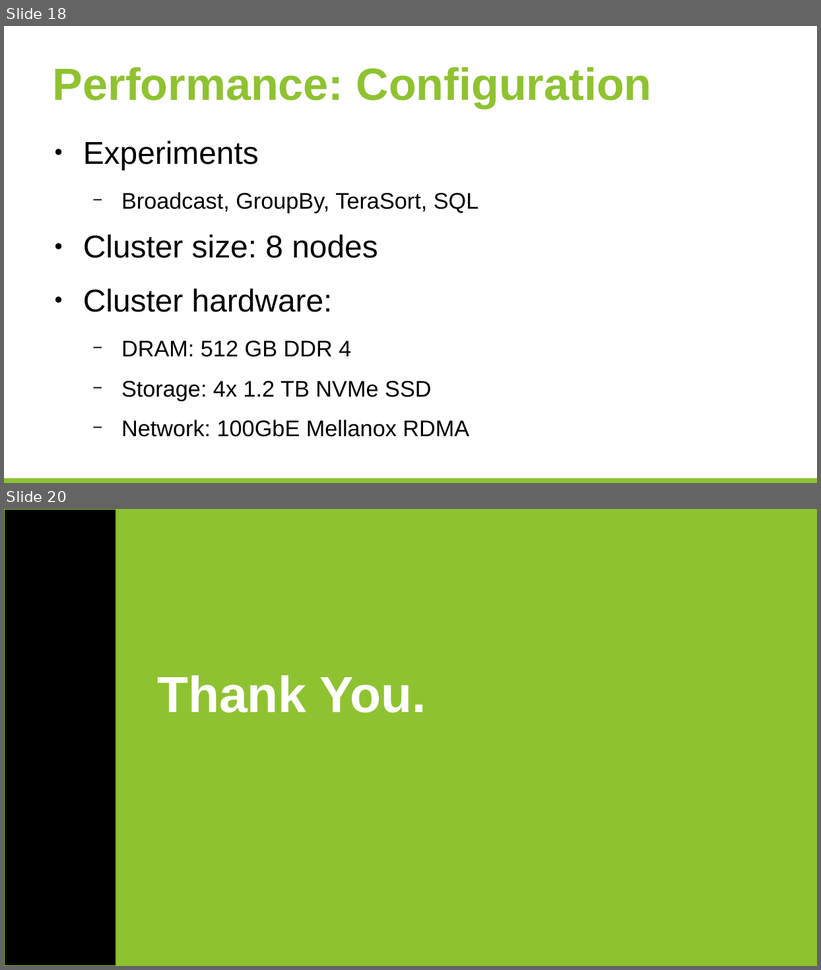
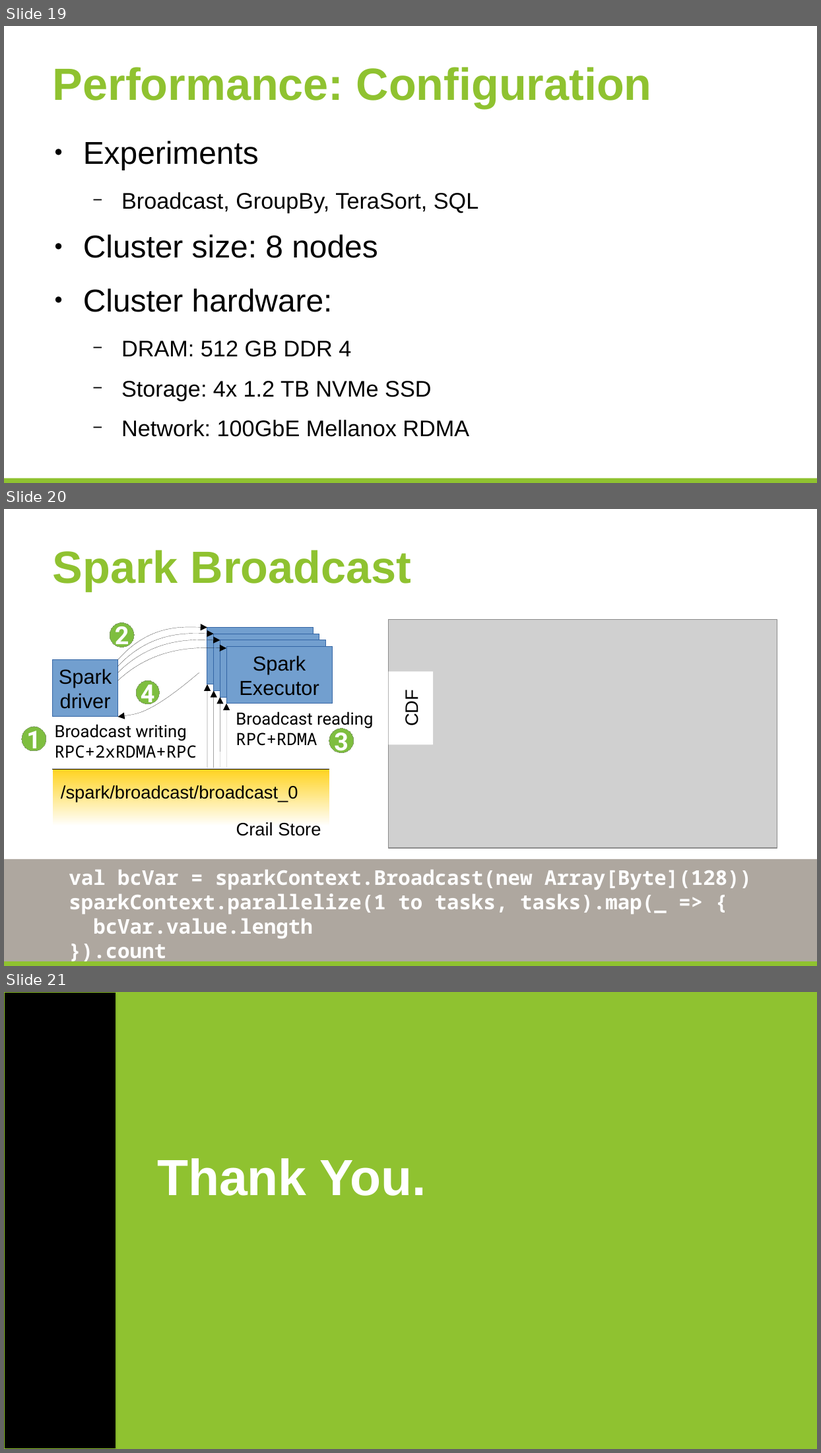
Before and after one commit to huangyibo/spark-summit-17, a slide deck: template.odp. Shown one above the other, each under a label of ours: slides 18 and 20 before the commit, slides 19, 20 and 21 after it; the slides between them are not shown. The pictures are 821x970 and 821x1453 pixels, drawn with LibreOffice and Linux fonts; fonts in the diff are those of the drawing; grey boxes stand for pictures; background and template pictures are left out. Boxes give left, top, right and bottom in pixels: in the first picture for what was removed or moved away, otherwise in the second. Text is boxed around its words. In the diff, an @@ line names an element or a change of style, - is before the commit and + after.

```diff
--- a/template.odp
+++ b/template.odp
@@ slide 20 added at <box>4,509,817,966</box>, background #FFFFFF; not listed: 1 template element that a slide beside it also shows @@
@@ title added at <box>53,550,411,591</box>, 40 pt, text #8FC230, bold @@
+Spark Broadcast
@@ ellipse added at <box>110,623,134,647</box>, fill #7EBE3F, outline #7E9F5F 0 pt, 22 pt, text #FFFFFF, bold @@
+2
@@ picture added at <box>389,620,778,848</box> @@
@@ freeform shape added at <box>118,628,207,660</box>, outline #000000 0 pt @@
@@ freeform shape added at <box>118,633,214,666</box>, outline #000000 0 pt @@
@@ freeform shape added at <box>118,640,220,673</box>, outline #000000 0 pt @@
@@ rectangle added at <box>207,628,313,685</box>, fill #729FCF, outline #3465A4 0 pt @@
@@ rectangle added at <box>214,634,319,691</box>, fill #729FCF, outline #3465A4 0 pt @@
@@ rectangle added at <box>220,640,326,697</box>, fill #729FCF, outline #3465A4 0 pt @@
@@ rectangle added at <box>227,646,333,703</box>, fill #729FCF, outline #3465A4 0 pt, 18 pt, text #000000 @@
+Spark
+Executor
@@ rectangle added at <box>53,660,118,717</box>, fill #729FCF, outline #3465A4 0 pt, 18 pt, text #000000 @@
+Spark
+driver
@@ freeform shape added at <box>118,648,227,681</box>, outline #000000 0 pt @@
@@ freeform shape added at <box>118,673,199,716</box>, outline #000000 0 pt @@
@@ ellipse added at <box>136,681,159,704</box>, fill #7EBE3F, outline #7E9F5F 0 pt, 22 pt, text #FFFFFF, bold @@
+4
@@ arrow added from (207, 768) to (207, 685), #000000 0 pt @@
@@ rectangle added at <box>388,672,433,745</box>, fill #FFFFFF, 16 pt, text #000000 @@
+CDF
@@ arrow added from (214, 768) to (214, 691), #000000 0 pt @@
@@ arrow added from (220, 768) to (220, 697), #000000 0 pt @@
@@ arrow added from (227, 768) to (227, 703), #000000 0 pt @@
@@ text added at <box>55,724,197,758</box>, 15 pt, text #000000 @@
+Broadcast writing
+RPC+2xRDMA+RPC
@@ text added at <box>236,712,373,746</box>, 15 pt, text #000000 @@
+Broadcast reading
+RPC+RDMA
@@ ellipse added at <box>22,727,46,751</box>, fill #7EBE3F, outline #7E9F5F 0 pt, 22 pt, text #FFFFFF, bold @@
+1
@@ ellipse added at <box>329,729,354,753</box>, fill #7EBE3F, outline #7E9F5F 0 pt, 22 pt, text #FFFFFF, bold @@
+3
@@ line added from (53, 769) to (329, 769), #000000 0 pt @@
@@ rectangle added at <box>53,769,329,826</box>, fill gradient #FFD320 to #FFFFFF @@
@@ text added at <box>61,786,298,803</box>, 16 pt, text #000000 @@
+/spark/broadcast/broadcast_0
@@ text added at <box>236,823,321,836</box>, 16 pt, text #000000 @@
+Crail Store
@@ rectangle added at <box>4,859,817,962</box>, fill #AEA79F @@
@@ text added at <box>69,870,752,964</box>, 18 pt, text #FFFFFF, bold @@
+val bcVar = sparkContext.Broadcast(new Array[Byte](128))
+sparkContext.parallelize(1 to tasks, tasks).map(_ => {
+bcVar.value.length
+}).count
@@ what was slide 18 is now slide 19 @@
@@ what was slide 20 is now slide 21 @@
```
Also in this commit, not shown: 4 slides changed, 1 other slide added, 1 slide removed.
